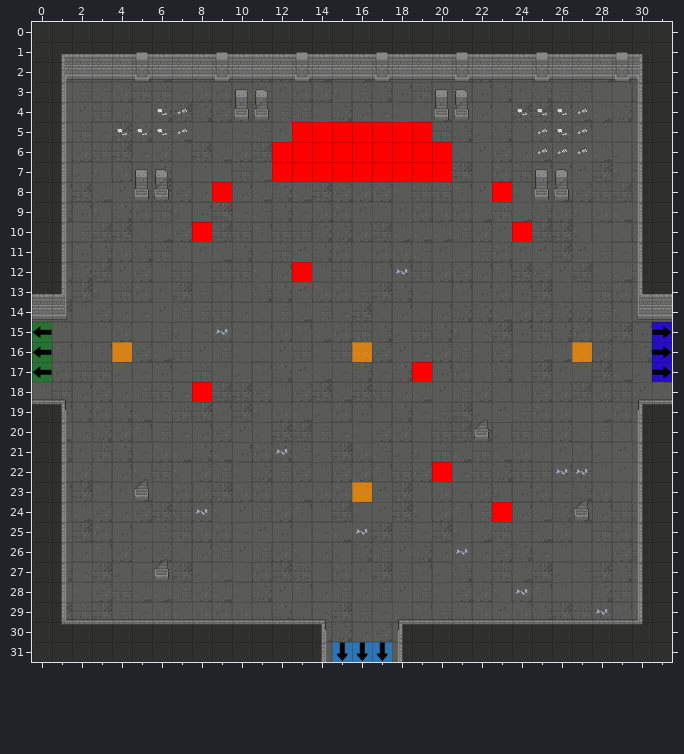
Level history. Tiled map: GrupaTNT/Assets/Resources/RoomData/ROOM_3_SWE_1.tmx. The picture above is the old version.
Cells are 32x32 px. Shown: x 0..31, y 0..31.
And afterwards:
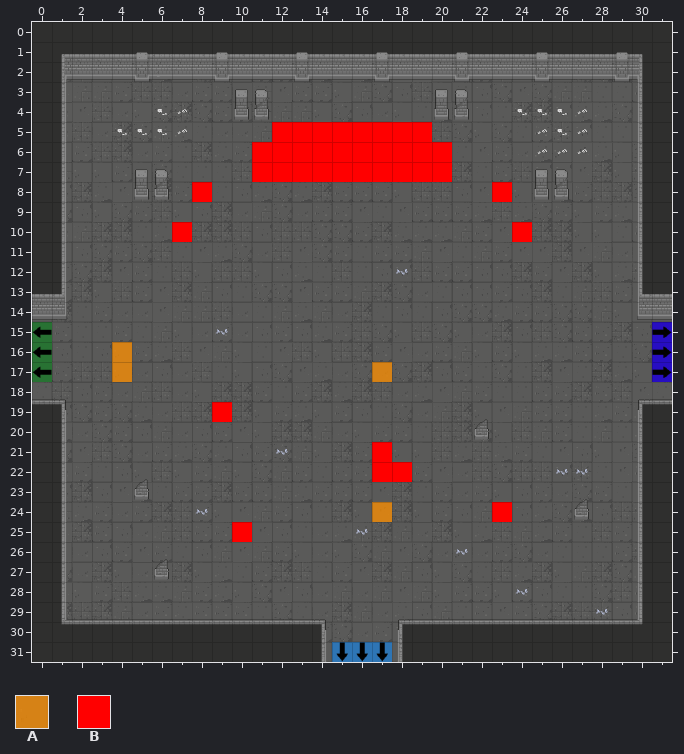
Key: from "flags": A 1, B 8.
_ is an empty cell, . an unchanged one.
See-through tiles are keyed as they look on the map.
The exact change:
--- layer "Debris"
@@ x 9..9 @@
- 8 B
+ 8 _
@@ x 8..8 @@
-10 B
+10 _
@@ x 13..13 @@
-12 B
+12 _
@@ x 8..27 @@
-16 ........A..........A
-17 ...........B........
-18 B...................
+16 ........_.........._
+17 ..........._........
+18 _...................
@@ x 16..20 @@
-22 ....B
-23 A....
+22 ...._
+23 _....
--- layer "Flags"
@@ x 8..12 @@
- 5 ...._
- 6 ..._.
- 7 ..._.
- 8 _....
+ 5 ....B
+ 6 ...B.
+ 7 ...B.
+ 8 B....
@@ x 7..7 @@
-10 _
+10 B
@@ x 4..17 @@
-17 _............_
+17 A............A
@@ x 9..9 @@
-19 _
+19 B
@@ x 17..18 @@
-21 _.
-22 __
+21 B.
+22 BB
@@ x 10..17 @@
-24 ......._
-25 _.......
+24 .......A
+25 B.......
